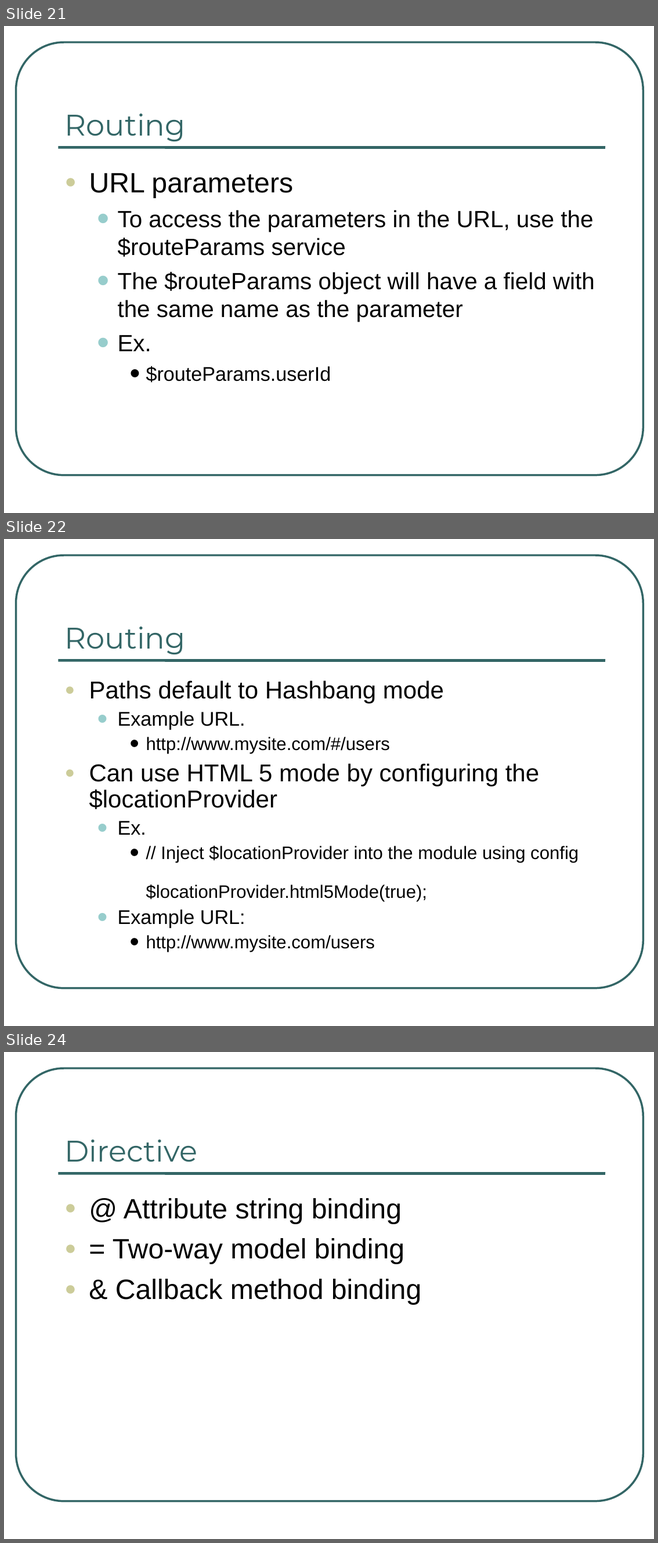
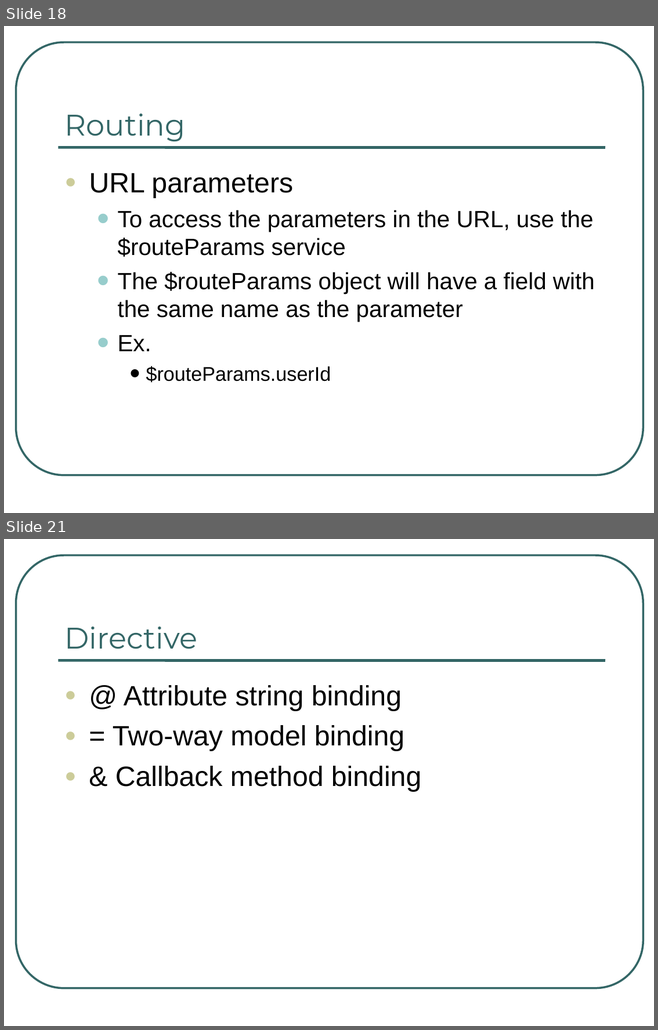
Before and after one commit to darlingtld/AngularJSTS, a slide deck: AngularJS_techshare.ppt. Shown one above the other, each under a label of ours: slides 21, 22 and 24 before the commit, slides 18 and 21 after it; the slides between them are not shown. The pictures are 658x1543 and 658x1030 pixels, drawn with LibreOffice and Linux fonts; fonts in the diff are those of the drawing. Boxes give left, top, right and bottom in pixels: in the first picture for what was removed or moved away, otherwise in the second. Text is boxed around its words. In the diff, an @@ line names an element or a change of style, - is before the commit and + after.

```diff
--- a/AngularJS_techshare.ppt
+++ b/AngularJS_techshare.ppt
@@ slide 22 removed at [4, 539, 654, 1026], background #FFFFFF; not listed: 2 template elements that a slide beside it also shows @@
@@ title removed at [65, 627, 186, 655] @@
-Routing
@@ text removed at [89, 681, 578, 953] @@
-● Paths default to Hashbang mode
-  • Example URL.
-    • http://www.mysite.com/#/users
-● Can use HTML 5 mode by configuring the $locationProvider
-  • Ex.
-    • // Inject $locationProvider into the module using config
-      $locationProvider.html5Mode(true);
-  • Example URL:
-    • http://www.mysite.com/users
@@ what was slide 21 is now slide 18 @@
@@ what was slide 24 is now slide 21 @@
```
Also in this commit, not shown: 3 slides changed, 3 slides added, 6 other slides removed, 3 other files.
